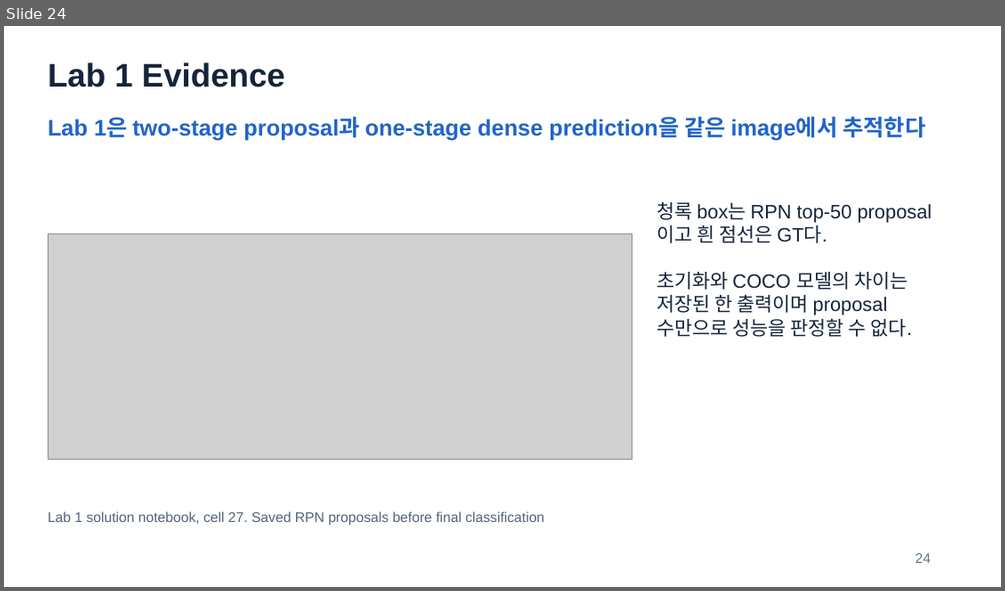
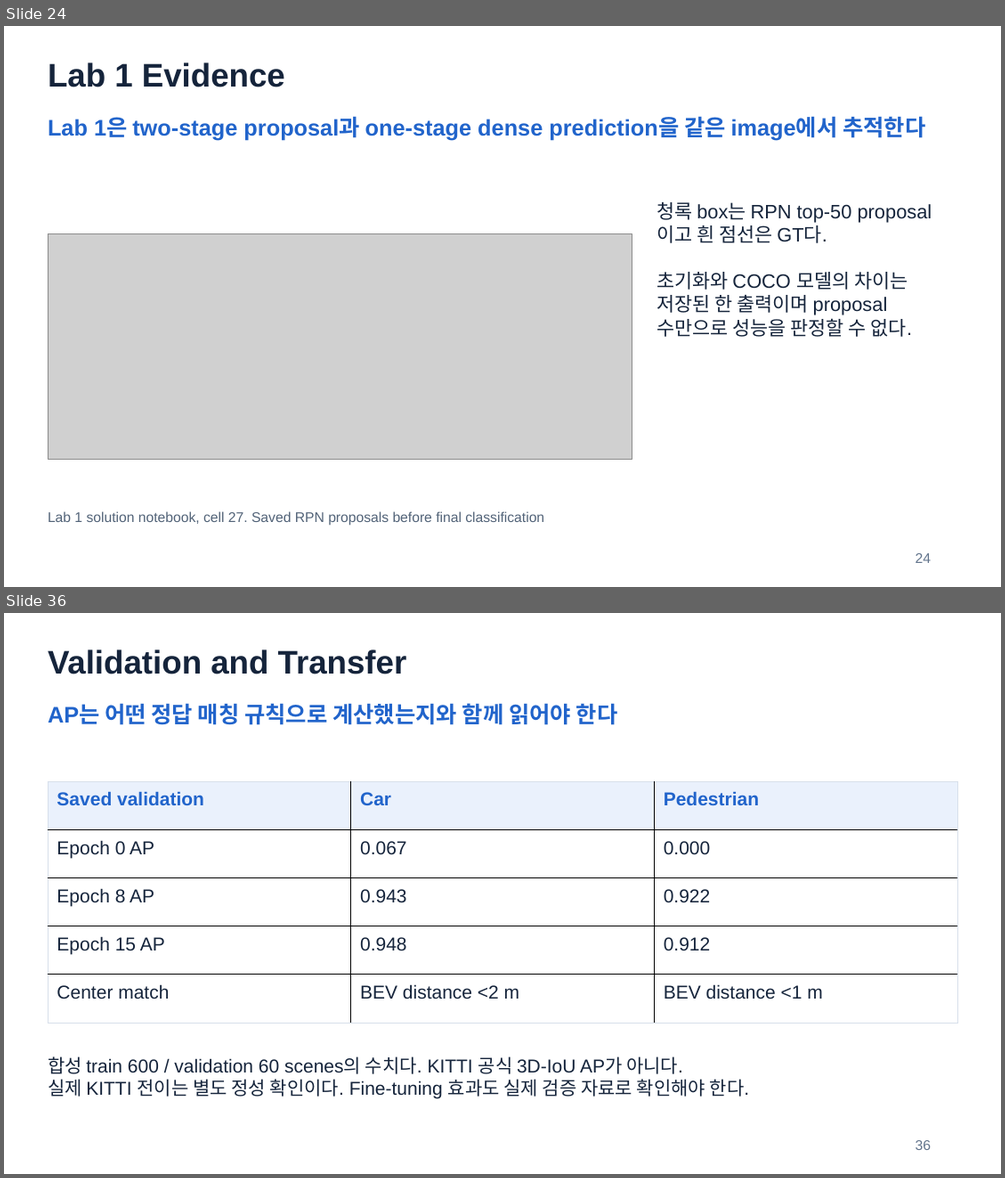
Before and after one commit to HyeonWooNa0861/HyeonWooNa0861.github.io, a slide deck: assets/presentations/study/autonomous-driving/adc-midterm-review-slides.pptx. Shown one above the other, each under a label of ours: slide 24 before the commit, slides 24 and 36 after it; the slides between them are not shown. The pictures are 1005x591 and 1005x1178 pixels, drawn with LibreOffice and Linux fonts; fonts in the diff are those of the drawing; grey boxes stand for pictures. Boxes give left, top, right and bottom in pixels: in the first picture for what was removed or moved away, otherwise in the second. Text is boxed around its words. In the diff, an @@ line names an element or a change of style, - is before the commit and + after.

```diff
--- a/assets/presentations/study/autonomous-driving/adc-midterm-review-slides.pptx
+++ b/assets/presentations/study/autonomous-driving/adc-midterm-review-slides.pptx
@@ slide 36 added at (x1=4, y1=613, x2=1001, y2=1174), background #FFFFFF @@
@@ text added at (x1=48, y1=649, x2=407, y2=674), 31.5 pt, text #15243B, bold @@
+Validation and Transfer
@@ text added at (x1=48, y1=703, x2=618, y2=725), 21.8 pt, text #2164CB, bold @@
+AP는 어떤 정답 매칭 규칙으로 계산했는지와 함께 읽어야 한다
@@ table added at (x1=48, y1=781, x2=958, y2=1022), 5 rows, 3 columns @@
+Saved validation | Car | Pedestrian
+Epoch 0 AP | 0.067 | 0.000
+Epoch 8 AP | 0.943 | 0.922
+Epoch 15 AP | 0.948 | 0.912
+Center match | BEV distance <2 m | BEV distance <1 m
@@ text added at (x1=48, y1=1056, x2=749, y2=1098), 18 pt, text #15243B @@
+합성 train 600 / validation 60 scenes의 수치다. KITTI 공식 3D-IoU AP가 아니다.
+실제 KITTI 전이는 별도 정성 확인이다. Fine-tuning 효과도 실제 검증 자료로 확인해야 한다.
@@ text added at (x1=915, y1=1140, x2=930, y2=1150), 13.5 pt, text #62748C @@
+36
```
Also in this commit, not shown: 2 slides changed, 10 other slides added, 2 other files.
